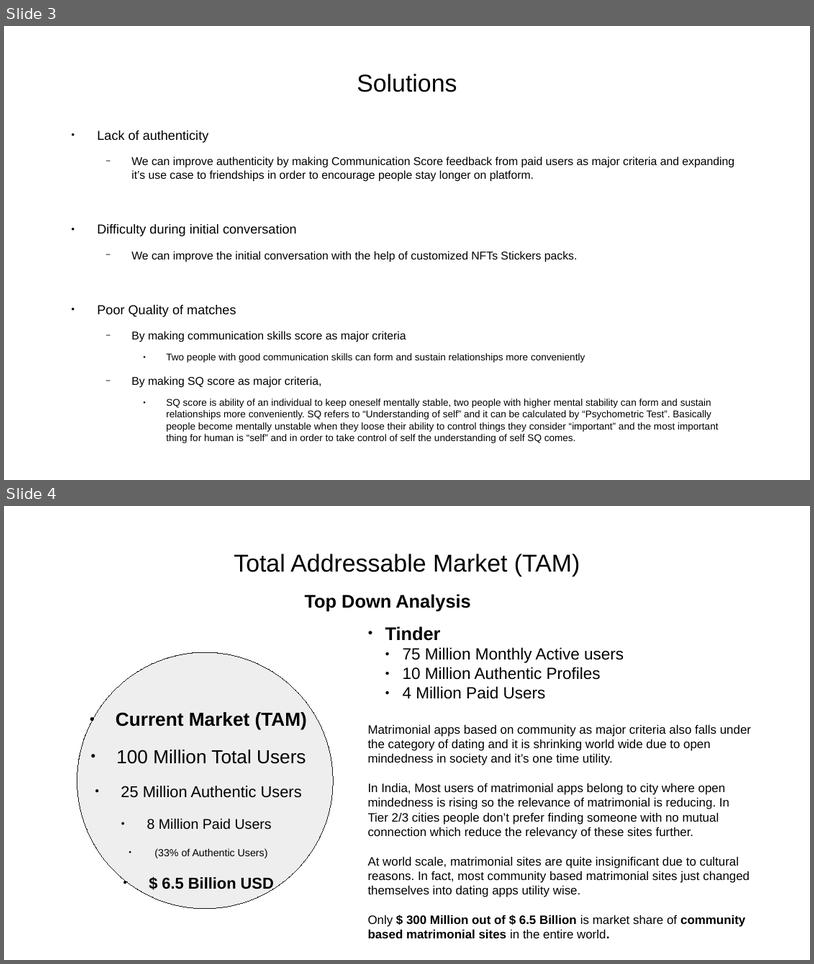
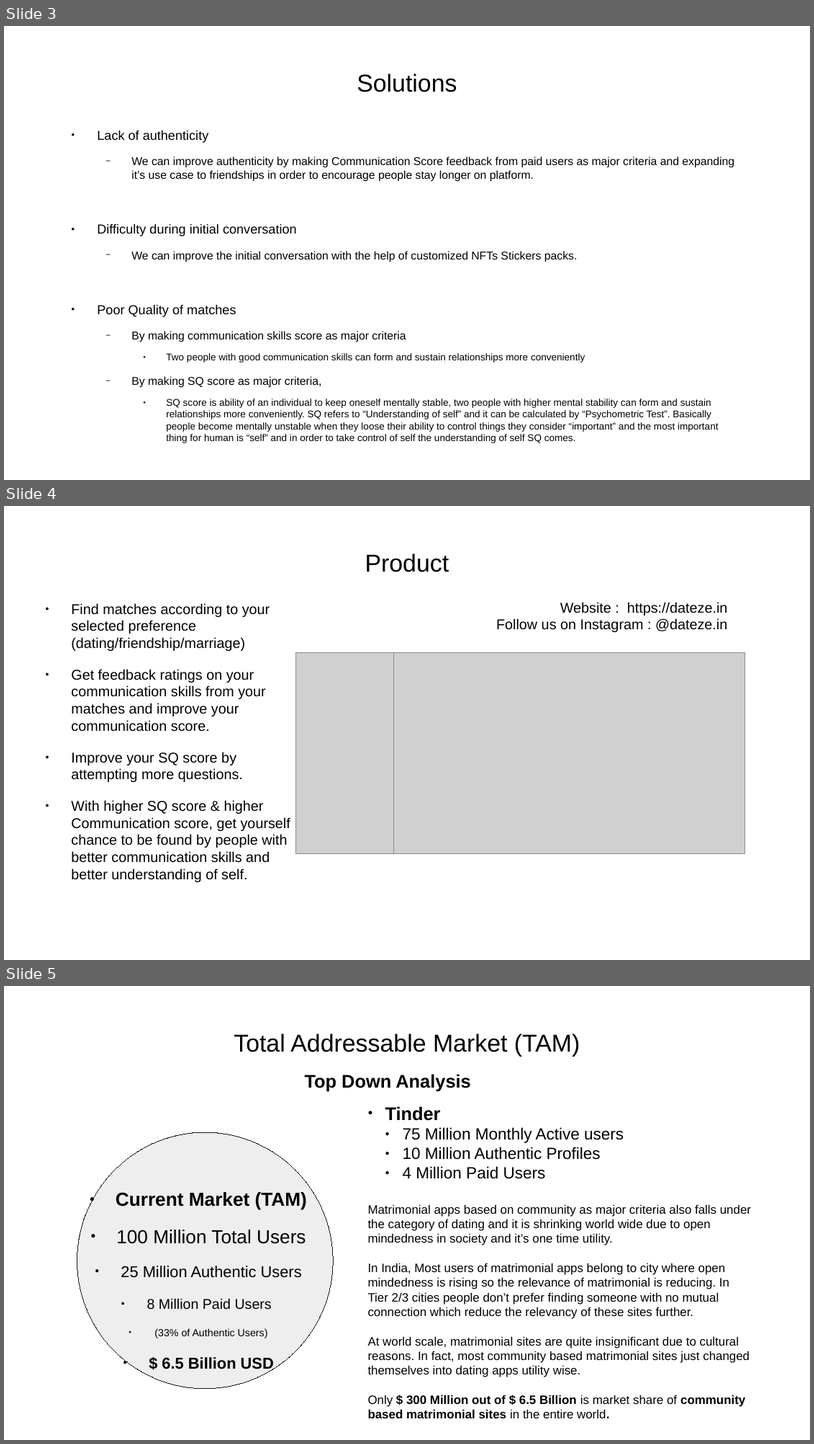
Before and after one commit to yashp241195/startupPitch, a slide deck: pitch.odp. Shown one above the other, each under a label of ours: slides 3 and 4 before the commit, slides 3, 4 and 5 after it. The pictures are 814x964 and 814x1444 pixels, drawn with LibreOffice and Linux fonts; fonts in the diff are those of the drawing; grey boxes stand for pictures. Boxes give left, top, right and bottom in pixels: in the first picture for what was removed or moved away, otherwise in the second. Text is boxed around its words. In the diff, an @@ line names an element or a change of style, - is before the commit and + after.

```diff
--- a/pitch.odp
+++ b/pitch.odp
@@ slide 4 added at [4, 506, 810, 960], background #FFFFFF @@
@@ title added at [365, 554, 450, 572], 24 pt, text #000000 @@
+Product
@@ text added at [71, 603, 291, 862], 14 pt, text #000000 @@
+● Find matches according to your selected preference (dating/friendship/marriage)
+● Get feedback ratings on your communication skills from your matches and improve your communication score.
+● Improve your SQ score by attempting more questions.
+● With higher SQ score & higher Communication score, get yourself chance to be found by people with better communication skills and better understanding of self.
@@ text added at [496, 602, 728, 632], 14 pt, text #000000 @@
+Website : https://dateze.in
+Follow us on Instagram : @dateze.in
@@ picture added at [296, 652, 394, 854] @@
@@ picture added at [394, 652, 746, 854] @@
@@ what was slide 4 is now slide 5 @@
```
Also in this commit, not shown: 2 slides changed, 13 other slides added, 2 slides removed.
